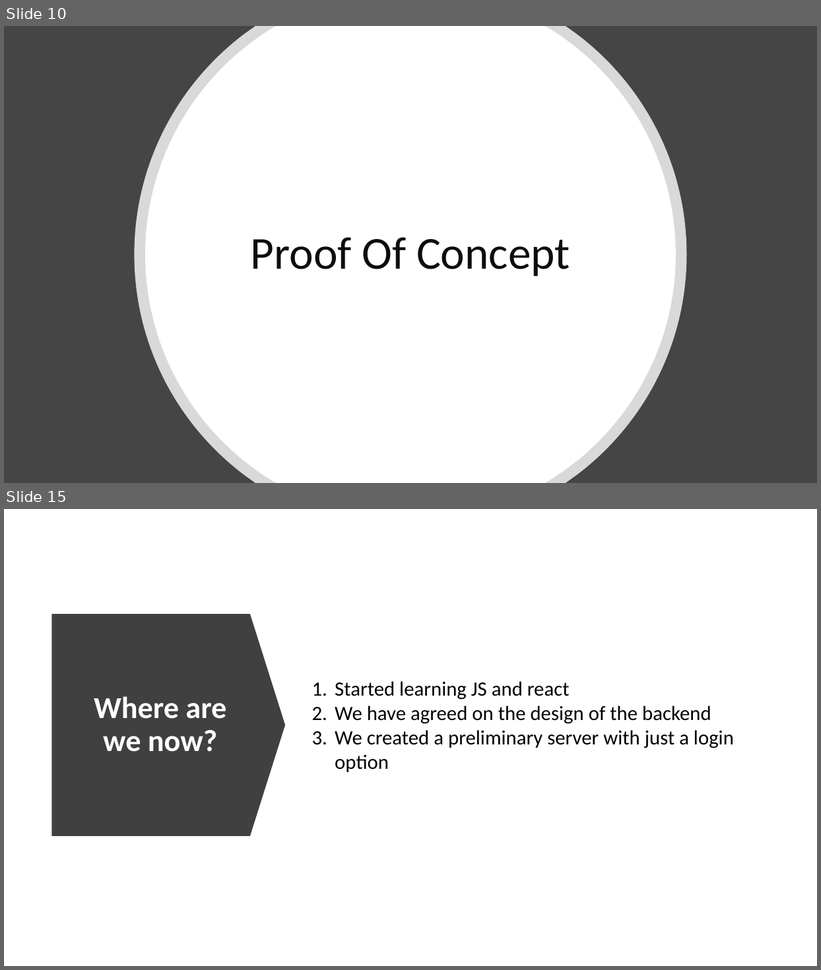
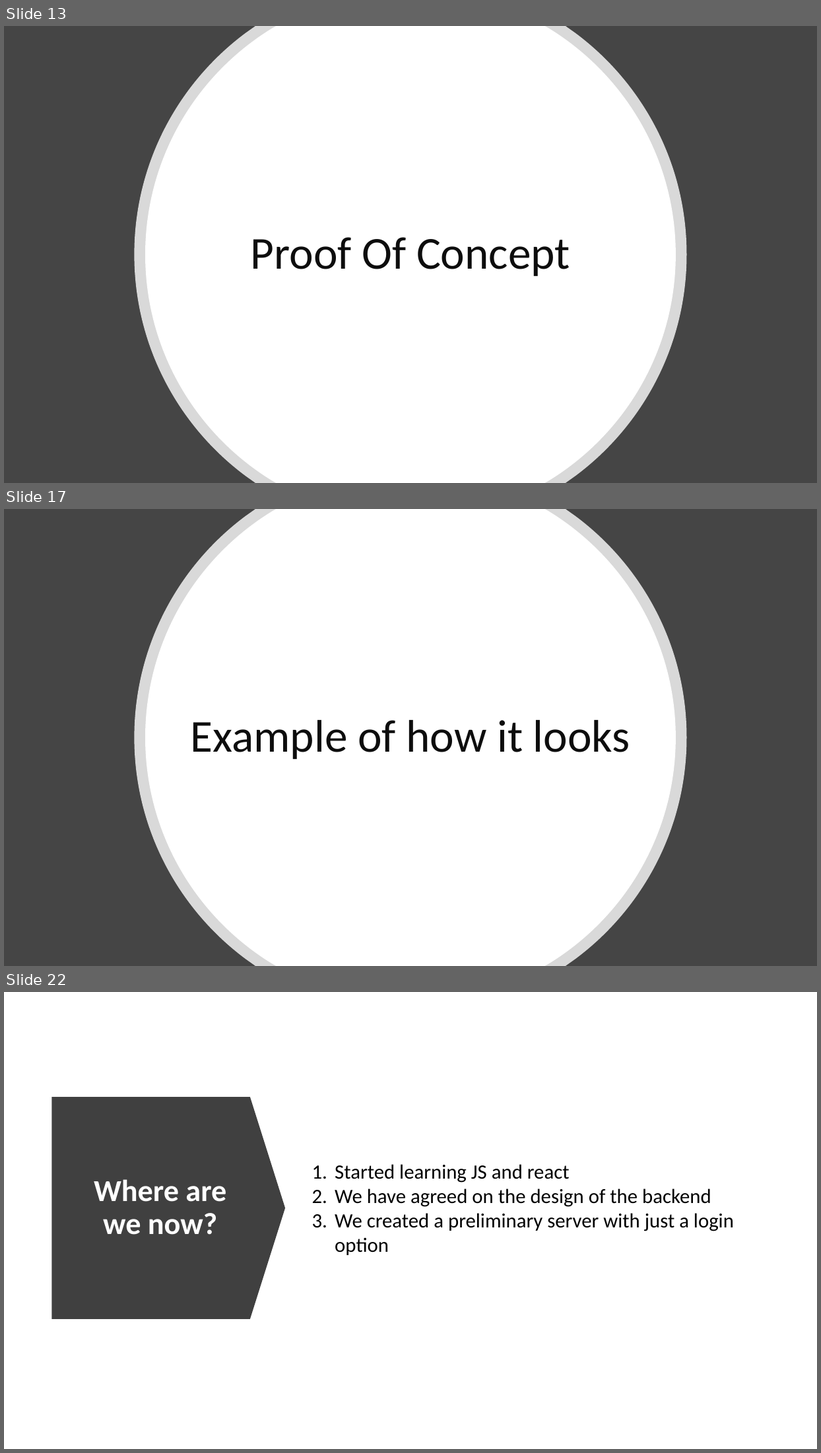
Before and after one commit to RoiTief/Exam-Management-System, a slide deck: docs/Proof of concept presentation.pptx. Shown one above the other, each under a label of ours: slides 10 and 15 before the commit, slides 13, 17 and 22 after it; the slides between them are not shown. The pictures are 821x970 and 821x1453 pixels, drawn with LibreOffice and Linux fonts; fonts in the diff are those of the drawing. Boxes give left, top, right and bottom in pixels: in the first picture for what was removed or moved away, otherwise in the second. Text is boxed around its words. In the diff, an @@ line names an element or a change of style, - is before the commit and + after.

```diff
--- a/docs/Proof of concept presentation.pptx
+++ b/docs/Proof of concept presentation.pptx
@@ slide 17 added at bbox=[4, 509, 817, 966], background #454545 @@
@@ freeform shape added at bbox=[135, 509, 687, 966], fill #FFFFFF at 80% opacity @@
@@ freeform shape added at bbox=[145, 509, 677, 966], fill #FFFFFF @@
@@ title added at bbox=[191, 720, 630, 760], 54 pt, text #0D0D0D @@
+Example of how it looks
@@ what was slide 10 is now slide 13 @@
@@ what was slide 15 is now slide 22 @@
```
Also in this commit, not shown: 11 slides changed, 6 other slides added.
